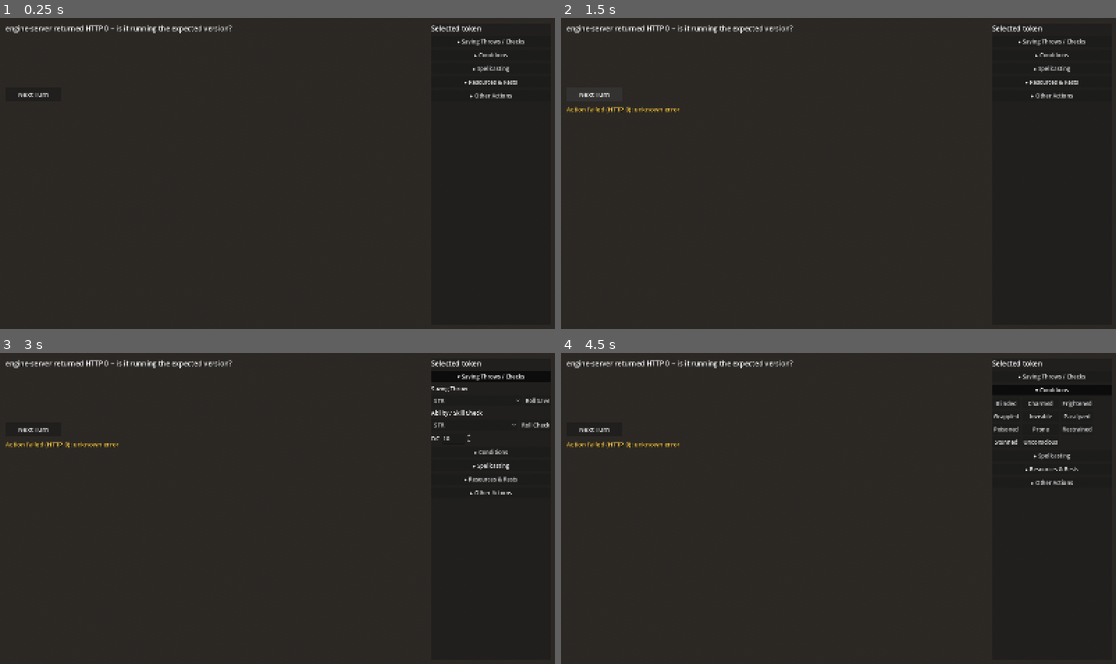
Above: before the commit, frames 1-4 (two rows, left to right).
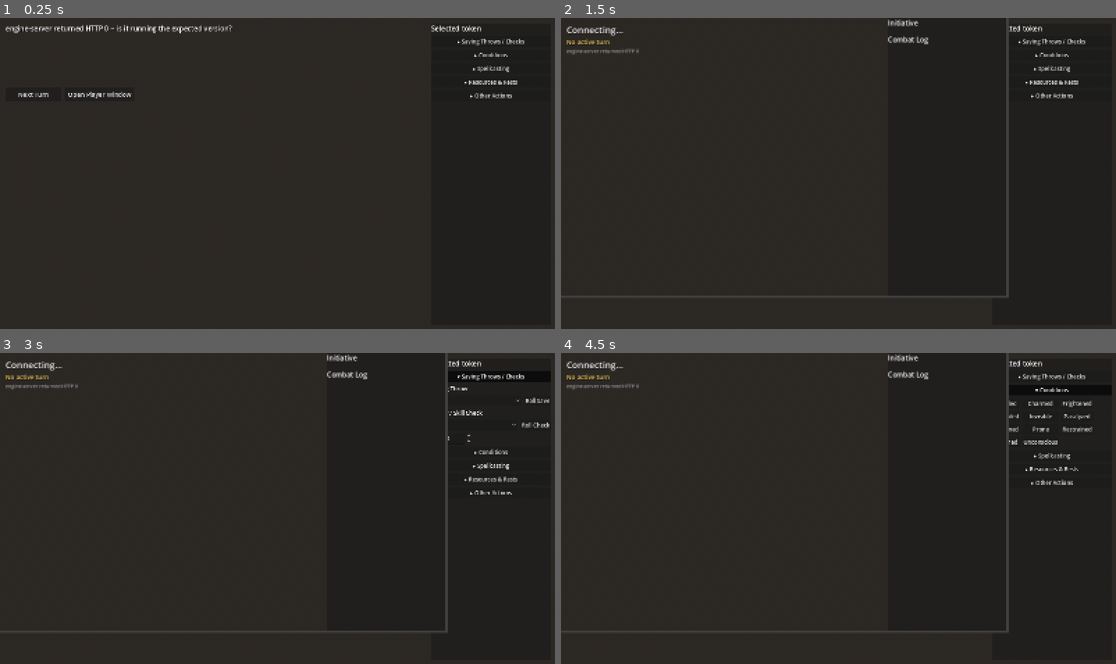
Above: after the commit, the same moments.

Repository: rmcneill2828-art/Campaign-OS-3D
Game: Godot game, scene res://scenes/Main.tscn
Same seed, same stepped clock (60 frames per second), same inputs: the game is played once before the commit and once after it.
Inputs (mouse positions are in pixels of both pictures, inside the frame that each line leads up to):
- Up to frame 1 (0.25 s): no input
- Up to frame 2 (1.5 s): click (660, 95) at 0.5 s, where only the run after the commit has a clickable "Open Player Window"; click "Next Turn" at 1.25 s
- Up to frame 3 (3 s): click "Next Turn" at 2 s; click "▸ Saving Throws / Checks" at 2.75 s
- Up to frame 4 (4.5 s): click "▾ Saving Throws / Checks" at 3.5 s; click "▸ Conditions" at 4.25 s

The runs differ from the first frame. In frame 1, 0.1% of the frame differs, in the area x 12-24%, y 23-26%; in frame 2, 2.0%; in frame 3, 2.1%, in the area x 0-81%, y 0-90%; in frame 4, 2.1%.

Commit message:
Phase 6: read-only player-facing 3D view
Checked ui/playerView.js directly before building anything, rather
than guessing scope: read-only, two filters before anything renders
(hiddenFromPlayers always wins, then isVisibleToParty line-of-sight),
a rough color-banded HP bar instead of exact numbers, no on-map name
text (only initiative-list names), full unredacted combat log (a
documented 2D-app gap, not silently "fixed" here), and a three-state
fog overlay gated on the map having walls at all.

Server: computeVisibility() now also returns visibleTokenIds, the
exact same two-filter rule playerView.js's renderMapGrid() applies,
read directly off the real engine functions rather than
reimplemented. 3 new tests (everyone visible by default, hidden flag
hides/unhides live, a token behind a real interior wall drops out and
reappears once the wall is removed). 13/13 tests passing.

Client: godot/scenes/PlayerView.tscn + PlayerView.gd -- its own
independent poller (never pushed to by the DM window), reusing
GridManager/Token via the same map-scene contract (factored the small
MAP_SCENES dict into its own MapScenes.gd so both clients share one
copy). A new Token.player_facing flag blanks the floating name/HP-
number/conditions label; the HP bar mesh needed no change, already
numberless. Only tokens in visibleTokenIds are instantiated at all --
genuinely never created, not hidden-but-present. A new FogRoot builds
the fog overlay fresh each poll, entirely separate from GridManager
(which stays exactly as Phase 5 left it, still what the DM's window
uses). A read-only side panel shows initiative (with DEAD/DYING/
STABLE badges) and the full combat log. No POST /action call exists
anywhere in this script -- structurally incapable of mutating the
encounter.

Main.tscn gained an "Open Player Window" button that opens
PlayerView.tscn inside a real Godot Window node -- subwindows aren't
embedded by default, so this is a genuine second, draggable OS window.

Hit and documented a real gotcha: a brand new class_name isn't visible
to anything, including this project's own headless smoke-test tools,
until the project's global class cache is rebuilt -- normally
automatic on a real editor session, not from a bare --headless
--script run. Worked around with one headless editor pass
(--headless --editor --quit) to force the rescan.

Both scenes verified to instantiate headlessly with no script errors.
NOT yet verified live -- whether the second window actually opens/
drags as real screen real estate, whether fog/redacted labels/
initiative look right together, needs a human looking at two real
windows. Flagged explicitly in ROADMAP.md rather than assumed.

🤖 Generated with [Claude Code](https://claude.com/claude-code)
Co-Authored-By: Claude Sonnet 5 <noreply@anthropic.com>

Diff:
--- a/godot/scenes/Main.tscn
+++ b/godot/scenes/Main.tscn
@@ -75,6 +75,14 @@
 theme_override_font_sizes/font_size = 18
 text = "Next Turn"
 
+[node name="OpenPlayerWindowButton" type="Button" parent="HUD"]
+offset_left = 186.0
+offset_top = 200.0
+offset_right = 386.0
+offset_bottom = 240.0
+theme_override_font_sizes/font_size = 18
+text = "Open Player Window"
+
 [node name="HintLabel" type="Label" parent="HUD"]
 anchor_right = 1.0
 offset_left = 16.0
--- /dev/null
+++ b/godot/scenes/PlayerView.tscn
@@ -0,0 +1,126 @@
+[gd_scene load_steps=7 format=3]
+
+[ext_resource type="Script" path="res://scripts/PlayerView.gd" id="1"]
+[ext_resource type="Script" path="res://scripts/CameraRig.gd" id="2"]
+[ext_resource type="Script" path="res://scripts/GridManager.gd" id="3"]
+
+[sub_resource type="ProceduralSkyMaterial" id="ProceduralSkyMaterial_1"]
+sky_top_color = Color(0.30, 0.42, 0.65, 1)
+sky_horizon_color = Color(0.65, 0.68, 0.72, 1)
+ground_bottom_color = Color(0.15, 0.14, 0.13, 1)
+ground_horizon_color = Color(0.4, 0.38, 0.35, 1)
+
+[sub_resource type="Sky" id="Sky_1"]
+sky_material = SubResource("ProceduralSkyMaterial_1")
+
+[sub_resource type="Environment" id="Environment_1"]
+background_mode = 2
+sky = SubResource("Sky_1")
+ambient_light_source = 3
+ambient_light_energy = 0.6
+tonemap_mode = 2
+
+[node name="PlayerView" type="Node3D"]
+script = ExtResource("1")
+
+[node name="WorldEnvironment" type="WorldEnvironment" parent="."]
+environment = SubResource("Environment_1")
+
+[node name="Sun" type="DirectionalLight3D" parent="."]
+transform = Transform3D(1, 0, 0, 0, 1, 0, 0, 0, 1, 0, 10, 0)
+rotation_degrees = Vector3(-45, -30, 0)
+shadow_enabled = true
+
+[node name="CameraRig" type="Node3D" parent="."]
+script = ExtResource("2")
+
+[node name="Camera3D" type="Camera3D" parent="CameraRig"]
+current = true
+fov = 50.0
+
+[node name="Board" type="Node3D" parent="."]
+script = ExtResource("3")
+
+[node name="TokensRoot" type="Node3D" parent="."]
+
+[node name="FogRoot" type="Node3D" parent="."]
+
+[node name="StateRequest" type="HTTPRequest" parent="."]
+
+[node name="PollTimer" type="Timer" parent="."]
+wait_time = 1.0
+autostart = true
+
+[node name="HUD" type="CanvasLayer" parent="."]
+
+[node name="MapNameLabel" type="Label" parent="HUD"]
+offset_left = 16.0
+offset_top = 16.0
+offset_right = 500.0
+offset_bottom = 56.0
+theme_override_font_sizes/font_size = 26
+theme_override_colors/font_color = Color(1, 1, 1, 1)
+theme_override_colors/font_shadow_color = Color(0, 0, 0, 0.8)
+theme_override_constants/shadow_offset_x = 1
+theme_override_constants/shadow_offset_y = 1
+text = "Connecting..."
+
+[node name="TurnStatusLabel" type="Label" parent="HUD"]
+offset_left = 16.0
+offset_top = 56.0
+offset_right = 500.0
+offset_bottom = 86.0
+theme_override_font_sizes/font_size = 18
+theme_override_colors/font_color = Color(1, 0.85, 0.4, 1)
+theme_override_colors/font_shadow_color = Color(0, 0, 0, 0.8)
+theme_override_constants/shadow_offset_x = 1
+theme_override_constants/shadow_offset_y = 1
+text = "No active turn"
+
+[node name="SyncStatusLabel" type="Label" parent="HUD"]
+offset_left = 16.0
+offset_top = 86.0
+offset_right = 500.0
+offset_bottom = 116.0
+theme_override_font_sizes/font_size = 14
+theme_override_colors/font_color = Color(0.75, 0.75, 0.75, 1)
+theme_override_colors/font_shadow_color = Color(0, 0, 0, 0.8)
+theme_override_constants/shadow_offset_x = 1
+theme_override_constants/shadow_offset_y = 1
+text = "Connecting to engine-server..."
+
+[node name="SidePanel" type="PanelContainer" parent="HUD"]
+anchor_left = 1.0
+anchor_top = 0.0
+anchor_right = 1.0
+anchor_bottom = 1.0
+offset_left = -340.0
+offset_top = 0.0
+offset_right = 0.0
+offset_bottom = 0.0
+
+[node name="SidePanelScroll" type="ScrollContainer" parent="HUD/SidePanel"]
+layout_mode = 2
+
+[node name="SidePanelList" type="VBoxContainer" parent="HUD/SidePanel/SidePanelScroll"]
+layout_mode = 2
+size_flags_horizontal = 3
+theme_override_constants/separation = 10
+
+[node name="InitiativeHeader" type="Label" parent="HUD/SidePanel/SidePanelScroll/SidePanelList"]
+layout_mode = 2
+theme_override_font_sizes/font_size = 20
+text = "Initiative"
+
+[node name="InitiativeList" type="VBoxContainer" parent="HUD/SidePanel/SidePanelScroll/SidePanelList"]
+layout_mode = 2
+theme_override_constants/separation = 4
+
+[node name="CombatLogHeader" type="Label" parent="HUD/SidePanel/SidePanelScroll/SidePanelList"]
+layout_mode = 2
+theme_override_font_sizes/font_size = 20
+text = "Combat Log"
+
+[node name="CombatLogList" type="VBoxContainer" parent="HUD/SidePanel/SidePanelScroll/SidePanelList"]
+layout_mode = 2
+theme_override_constants/separation = 2
--- a/godot/scripts/Main.gd
+++ b/godot/scripts/Main.gd
@@ -52,15 +52,6 @@
 ]
 const SPELL_TARGET_NONE := "(no target)"
 
-## Phase 4's map-scene contract: a server mapName this client actually has a
-## hand-built room for. Not every map needs an entry -- GridManager falls
-## back to its original procedural floor for any name not listed here, so a
-## brand new map (or a map created before its own scene exists) still
-## renders something instead of coming up blank. Extend this dict as more
-## real maps get built; nothing else about switching maps needs to change.
-const MAP_SCENES := {
-	"Prototype Chamber": "res://scenes/maps/prototype_chamber.tscn"
-}
 
 ## applyHealing (see engine-server/engine/encounter.js) clamps to the target's
 ## real maxHp server-side -- this client doesn't need to know that value
@@ -82,6 +73,7 @@
 @onready var _hint_label: Label = $HUD/HintLabel
 @onready var _hint_timer: Timer = $HUD/HintTimer
 @onready var _next_turn_button: Button = $HUD/NextTurnButton
+@onready var _open_player_window_button: Button = $HUD/OpenPlayerWindowButton
 
 @onready var _checks_header: Button = $HUD/TokenActionsPanel/TokenActionsScroll/TokenActionsList/ChecksHeaderButton
 @onready var _checks_body: VBoxContainer = $HUD/TokenActionsPanel/TokenActionsScroll/TokenActionsList/ChecksBody
@@ -143,12 +135,22 @@
 var _right_press_pos := Vector2.ZERO
 var _right_press_active := false
 
+## Phase 6 -- the "second monitor/TV" window. A real separate OS window (not
+## embedded in this one), same technique the 2D app's own "Open Player
+## Window" button uses in spirit (a second, independent view onto the same
+## live game) -- Godot's default project setting already has subwindows NOT
+## embedded, so a plain Window node showing a scene inside it IS a real,
+## separately-draggable OS window. Tracked so a second click brings the
+## existing window to front instead of spawning a duplicate.
+var _player_window: Window
+
 func _ready() -> void:
 	_poll_timer.wait_time = poll_interval_seconds
 	_poll_timer.timeout.connect(_poll_state)
 	_state_request.request_completed.connect(_on_state_response)
 	_action_request.request_completed.connect(_on_action_response)
 	_next_turn_button.pressed.connect(_on_next_turn_pressed)
+	_open_player_window_button.pressed.connect(_on_open_player_window_pressed)
 
 	for ability in ABILITY_KEYS:
 		_save_ability_option.add_item(ability)
@@ -248,7 +250,7 @@
 	var columns: int = int(map_data.get("columns", 12))
 	var rows: int = int(map_data.get("rows", 8))
 	var feet_per_square: float = float(map_data.get("feetPerSquare", 5))
-	_board.build(columns, rows, feet_per_square, MAP_SCENES.get(map_name, ""))
+	_board.build(columns, rows, feet_per_square, MapScenes.resolve(map_name))
 
 	if not _camera_centered:
 		_camera_rig.center_on(_board.board_center())
@@ -373,6 +375,34 @@
 func _on_next_turn_pressed() -> void:
 	_send_action({"type": "next_turn"})
 
+## Opens (or re-focuses) the read-only Phase 6 player-facing view as a real
+## second OS window, draggable to a second monitor/TV -- mirrors the 2D app's
+## own "Open Player Window" button. Deliberately just a window spawn: this
+## script never talks to that window directly after opening it (no shared
+## state push) -- PlayerView.gd polls engine-server on its own, completely
+## independently, same reasoning `dm-bridge/watch.js`'s own poll loop already
+## established for this project: a second independent poller is simpler and
+## more robust than this window pushing updates into it.
+func _on_open_player_window_pressed() -> void:
+	if _player_window and is_instance_valid(_player_window):
+		_player_window.grab_focus()
+		return
+	if not ResourceLoader.exists("res://scenes/PlayerView.tscn"):
+		_show_hint("Player view scene not found (res://scenes/PlayerView.tscn missing).")
+		return
+	var player_view_scene := load("res://scenes/PlayerView.tscn") as PackedScene
+	_player_window = Window.new()
+	_player_window.title = "Campaign OS 3D -- Player View"
+	_player_window.size = Vector2i(1280, 800)
+	_player_window.close_requested.connect(func():
+		_player_window.queue_free()
+		_player_window = null
+	)
+	_player_window.add_child(player_view_scene.instantiate())
+	get_tree().root.add_child(_player_window)
+	_player_window.show()
+	_player_window.grab_focus()
+
 ## rollSavingThrow (see engine-server/engine/encounter.js) uses the target's
 ## real ability modifier or a stated save-bonus override, rolls once, and
 ## only reports pass/fail -- no follow-up effect (e.g. half damage on a
--- /dev/null
+++ b/godot/scripts/MapScenes.gd
@@ -0,0 +1,16 @@
+extends RefCounted
+class_name MapScenes
+## Phase 4's map-scene contract, factored out of Main.gd so both it and
+## PlayerView.gd (Phase 6) resolve a server mapName to the same hand-built
+## scene -- unlike the small data lists this project duplicates BETWEEN
+## engine.js and GDScript (ABILITY_KEYS, SKILL_LIST, ...), where no shared
+## import mechanism exists across that language boundary, these two files
+## are both GDScript in the same project, so there's no reason to accept
+## drift risk here too. Extend SCENES as more real maps get built.
+
+const SCENES := {
+	"Prototype Chamber": "res://scenes/maps/prototype_chamber.tscn"
+}
+
+static func resolve(map_name: String) -> String:
+	return SCENES.get(map_name, "")
--- /dev/null
+++ b/godot/scripts/PlayerView.gd
@@ -0,0 +1,244 @@
+extends Node3D
+## Phase 6 -- the read-only, player-facing 3D view: a second, independent
+## poller against the same engine-server (see Main.gd's own doc comment on
+## why this doesn't just receive pushed updates from the DM window instead),
+## rendering the same board/tokens but through the SAME two filters
+## ui/playerView.js already established for the 2D app's own Player Window --
+## `hiddenFromPlayers` and line-of-sight (`isVisibleToParty`) -- both already
+## computed server-side into `visibility.visibleTokenIds` (see
+## engine-server/server.js's computeVisibility()), not re-derived here, so
+## this client can't drift from what the 2D app actually does by
+## reimplementing the rule slightly differently.
+##
+## No action-sending code exists in this script AT ALL -- no click handling,
+## no HUD buttons, nothing that calls POST /action. This is deliberate, not
+## an oversight: this window is meant to sit on a second monitor/TV a player
+## might be looking at, and should be physically incapable of mutating the
+## encounter no matter what gets clicked in it. CameraRig's own orbit/pan/zoom
+## still works (camera framing isn't a game action), matching the 2D app's
+## camera-equivalent (its Player Window can't be repositioned by players
+## either, but that's just because the 2D app never gave it one -- this
+## client already had CameraRig, so leaving it on is a free, harmless
+## convenience for a DM who walks over to the TV to adjust framing).
+
+const TokenScene := preload("res://scenes/Token.tscn")
+
+@export var server_base_url := "http://127.0.0.1:8787"
+@export var poll_interval_seconds := 1.0
+
+@onready var _camera_rig: CameraRig = $CameraRig
+@onready var _board: GridManager = $Board
+@onready var _tokens_root: Node3D = $TokensRoot
+@onready var _fog_root: Node3D = $FogRoot
+@onready var _state_request: HTTPRequest = $StateRequest
+@onready var _poll_timer: Timer = $PollTimer
+@onready var _map_name_label: Label = $HUD/MapNameLabel
+@onready var _turn_status_label: Label = $HUD/TurnStatusLabel
+@onready var _sync_status_label: Label = $HUD/SyncStatusLabel
+@onready var _initiative_list: VBoxContainer = $HUD/SidePanel/SidePanelScroll/SidePanelList/InitiativeList
+@onready var _combat_log_list: VBoxContainer = $HUD/SidePanel/SidePanelScroll/SidePanelList/CombatLogList
+
+var _tokens := {} # token id (String) -> Token node
+var _camera_centered := false
+
+func _ready() -> void:
+	_poll_timer.wait_time = poll_interval_seconds
+	_poll_timer.timeout.connect(_poll_state)
+	_state_request.request_completed.connect(_on_state_response)
+	_poll_state()
+
+func _poll_state() -> void:
+	var error := _state_request.request(server_base_url + "/state")
+	if error != OK:
+		_sync_status_label.text = "Could not reach engine-server at %s (error %d)" % [server_base_url, error]
+
+func _on_state_response(_result: int, response_code: int, _headers: PackedStringArray, body: PackedByteArray) -> void:
+	if response_code != 200:
+		_sync_status_label.text = "engine-server returned HTTP %d" % response_code
+		return
+	var parsed = JSON.parse_string(body.get_string_from_utf8())
+	if typeof(parsed) != TYPE_DICTIONARY or not parsed.has("state"):
+		_sync_status_label.text = "engine-server sent a response this client doesn't understand."
+		return
+	# `visibility` only exists on responses from a server that's actually run
+	# the Phase 5 computeVisibility() code -- defaults to "nothing visible"
+	# rather than crashing if an older/mismatched server is somehow in front
+	# of this client, same defensive-default spirit as Main.gd's own parsing.
+	var visibility: Dictionary = parsed.get("visibility", {})
+	_apply_state(parsed["state"], visibility)
+	_sync_status_label.text = "Live"
+
+func _apply_state(state: Dictionary, visibility: Dictionary) -> void:
+	var map_name: String = state.get("mapName", "")
+	if map_name == "":
+		_map_name_label.text = "No map loaded"
+		_turn_status_label.text = "No active turn"
+		for child in _tokens_root.get_children():
+			child.queue_free()
+		_tokens.clear()
+		for child in _fog_root.get_children():
+			child.queue_free()
+		_initiative_list_clear()
+		_combat_log_list_clear()
+		return
+
+	_map_name_label.text = map_name
+	var map_data: Dictionary = state.get("maps", {}).get(map_name, {})
+	var columns: int = int(map_data.get("columns", 12))
+	var rows: int = int(map_data.get("rows", 8))
+	var feet_per_square: float = float(map_data.get("feetPerSquare", 5))
+	_board.build(columns, rows, feet_per_square, MapScenes.resolve(map_name))
+
+	if not _camera_centered:
+		_camera_rig.center_on(_board.board_center())
+		_camera_centered = true
+
+	# The one filter this entire client exists to apply: server-computed
+	# visibleTokenIds already folds in BOTH hiddenFromPlayers and real line of
+	# sight (see this file's own class doc comment) -- a token failing either
+	# check just never gets instantiated here at all, not hidden via a
+	# visibility toggle a curious player could someday flip back on.
+	var visible_ids: Dictionary = {}
+	for id in visibility.get("visibleTokenIds", []):
+		visible_ids[str(id)] = true
+
+	var filtered_tokens: Array = []
+	var seen_ids := {}
+	for token_data in state.get("tokens", []):
+		if token_data.get("mapName", "") != map_name:
+			continue
+		var id: String = str(token_data.get("id", ""))
+		if id == "" or not visible_ids.has(id):
+			continue
+		filtered_tokens.append(token_data)
+		seen_ids[id] = true
+		var token: Token = _tokens.get(id)
+		if token == null:
+			token = TokenScene.instantiate() as Token
+			token.player_facing = true # redacts the floating label -- see Token.gd
+			_tokens_root.add_child(token)
+			_tokens[id] = token
+		token.apply_data(token_data, _board)
+
+	for id in _tokens.keys():
+		if not seen_ids.has(id):
+			_tokens[id].queue_free()
+			_tokens.erase(id)
+
+	var walls: Array = map_data.get("walls", [])
+	_rebuild_fog(columns, rows, not walls.is_empty(), visibility.get("revealed", []), visibility.get("currentlyVisible", []))
+	_update_turn_status(state, filtered_tokens)
+	_update_initiative(filtered_tokens, state.get("turn", {}).get("tokenId"))
+	_update_combat_log(state.get("log", []))
+
+## Same three-state fog model ui/playerView.js's renderMapGrid() already
+## established (never explored / explored-but-not-currently-visible /
+## currently visible), and the same "only active on a map that actually has
+## walls drawn" gate -- a wall-free map has no restriction at all
+## (isVisibleToParty's own fast path), so it should render exactly as it
+## always has, with no dimming, not "everything unexplored." A flat
+## unshaded, semi-transparent PlaneMesh per fogged cell, cheap enough to
+## fully rebuild every poll the same way this project's grid-line overlay
+## already is (see GridManager._build_grid_lines()'s own precedent for
+## "rebuild-from-scratch is fine at this scale").
+func _rebuild_fog(columns: int, rows: int, fog_active: bool, revealed: Array, currently_visible: Array) -> void:
+	for child in _fog_root.get_children():
+		child.queue_free()
+	if not fog_active:
+		return
+
+	var revealed_set := {}
+	for cell in revealed:
+		revealed_set["%d,%d" % [int(cell[0]), int(cell[1])]] = true
+	var visible_set := {}
+	for cell in currently_visible:
+		visible_set["%d,%d" % [int(cell[0]), int(cell[1])]] = true
+
+	for x in range(1, columns + 1):
+		for y in range(1, rows + 1):
+			var key := "%d,%d" % [x, y]
+			var color: Color
+			if not revealed_set.has(key):
+				color = Color(0, 0, 0, 0.95) # never explored -- effectively solid
+			elif not visible_set.has(key):
+				color = Color(0, 0, 0, 0.55) # explored, not currently visible -- dimmed
+			else:
+				continue # currently visible -- no overlay at all
+
+			var quad := MeshInstance3D.new()
+			var mesh := PlaneMesh.new()
+			mesh.size = Vector2(_board.cell_size, _board.cell_size)
+			quad.mesh = mesh
+			var material := StandardMaterial3D.new()
+			material.shading_mode = BaseMaterial3D.SHADING_MODE_UNSHADED
+			material.transparency = BaseMaterial3D.TRANSPARENCY_ALPHA
+			material.albedo_color = color
+			quad.material_override = material
+			quad.position = _board.cell_to_world(x, y) + Vector3(0, 0.02, 0)
+			_fog_root.add_child(quad)
+
+## Mirrors ui/playerView.js's renderInitiative() exactly, including its one
+## quirk: the active token is looked up in the ALREADY-FILTERED list, so a
+## turn that's active on a token this window isn't allowed to show (hidden,
+## or out of every hero's sight) reports "No active turn" rather than naming
+## it -- a deliberate consequence of that precedent, not something to "fix"
+## here and diverge from it.
+func _update_turn_status(state: Dictionary, filtered_tokens: Array) -> void:
+	var round_number: int = int(state.get("turn", {}).get("round", 0))
+	var active_id = state.get("turn", {}).get("tokenId")
+	var active_name := ""
+	for token_data in filtered_tokens:
+		if str(token_data.get("id", "")) == str(active_id):
+			active_name = str(token_data.get("name", ""))
+			break
+	_turn_status_label.text = ("Round %d -- %s's turn" % [round_number, active_name]) if active_name != "" else "No active turn"
+
+func _update_initiative(filtered_tokens: Array, active_id) -> void:
+	_initiative_list_clear()
+	var sorted := filtered_tokens.duplicate()
+	sorted.sort_custom(func(a, b):
+		var ia := int(a.get("initiative", 0))
+		var ib := int(b.get("initiative", 0))
+		if ia != ib:
+			return ia > ib
+		return String(a.get("name", "")) < String(b.get("name", ""))
+	)
+	for token_data in sorted:
+		var line := "%s -- %d" % [token_data.get("name", ""), int(token_data.get("initiative", 0))]
+		if bool(token_data.get("dead", false)):
+			line += "  [DEAD]"
+		elif token_data.get("dying") != null:
+			line += "  [STABLE]" if bool(token_data.get("dying", {}).get("stable", false)) else "  [DYING]"
+		var label := Label.new()
+		label.text = line
+		label.add_theme_font_size_override("font_size", 16)
+		if str(token_data.get("id", "")) == str(active_id):
+			label.add_theme_color_override("font_color", Color(1, 0.85, 0.3, 1))
+		_initiative_list.add_child(label)
+
+## Unredacted, matching ui/playerView.js's own documented gap: combat log
+## text isn't scrubbed of a hidden token's name even though the token itself
+## wouldn't render on the map -- a known, accepted limitation there, not
+## something to silently "fix" (and possibly get wrong) here.
+func _update_combat_log(log: Array) -> void:
+	_combat_log_list_clear()
+	if log.is_empty():
+		var empty_label := Label.new()
+		empty_label.text = "No attacks yet."
+		empty_label.add_theme_font_size_override("font_size", 14)
+		_combat_log_list.add_child(empty_label)
+		return
+	for entry in log:
+		var label := Label.new()
+		label.text = str(entry)
+		label.autowrap_mode = TextServer.AUTOWRAP_WORD_SMART
+		label.add_theme_font_size_override("font_size", 14)
+		_combat_log_list.add_child(label)
+
+func _initiative_list_clear() -> void:
+	for child in _initiative_list.get_children():
+		child.queue_free()
+
+func _combat_log_list_clear() -> void:
+	for child in _combat_log_list.get_children():
+		child.queue_free()
--- a/godot/scripts/Token.gd
+++ b/godot/scripts/Token.gd
@@ -63,6 +63,17 @@
 @onready var _hp_bar_fill_wrapper: Node3D = $HPBarRoot/HPBarFillWrapper
 @onready var _hp_bar_fill: MeshInstance3D = $HPBarRoot/HPBarFillWrapper/HPBarFill
 
+## Phase 6: set true only by PlayerView.gd, immediately after instantiating a
+## Token for its own read-only board, never by Main.gd -- redacts the
+## floating text label to match ui/playerView.js's own exact precedent (no
+## name, no exact HP numbers, no conditions text visible on the map itself;
+## a name only ever surfaces there via a hover tooltip, and conditions don't
+## surface on the 2D player board at all). The HP BAR mesh (_update_hp_bar)
+## is left untouched either way -- it was already numberless, just a
+## color-banded quad, exactly the "rough health bar, no exact numbers"
+## middle ground ui/playerView.js's own token-hp-bar already settled on.
+var player_facing := false
+
 var token_id := ""
 var token_name := ""
 var token_type := ""
@@ -122,11 +133,14 @@
 	# (healed) -- not distinguished here, both just mean "not dying".
 	var is_dying: bool = data.get("dying") != null
 
-	var conditions: Array = data.get("conditions", [])
-	# String.join() wants a PackedStringArray, not a generic Array -- explicit
-	# conversion rather than relying on implicit coercion to avoid guessing.
-	var conditions_line := ("\n" + ", ".join(PackedStringArray(conditions))) if conditions.size() > 0 else ""
-	_label.text = "%s\n%d/%d HP%s" % [token_name, hp, max_hp, conditions_line]
+	if player_facing:
+		_label.text = ""
+	else:
+		var conditions: Array = data.get("conditions", [])
+		# String.join() wants a PackedStringArray, not a generic Array -- explicit
+		# conversion rather than relying on implicit coercion to avoid guessing.
+		var conditions_line := ("\n" + ", ".join(PackedStringArray(conditions))) if conditions.size() > 0 else ""
+		_label.text = "%s\n%d/%d HP%s" % [token_name, hp, max_hp, conditions_line]
 	_update_hp_bar()
 
 	if not _initialized or new_type != token_type:
--- /dev/null
+++ b/godot/tools/smoke_test_player_view.gd
@@ -0,0 +1,12 @@
+extends SceneTree
+## Throwaway sanity check -- instantiates PlayerView.tscn headlessly to catch
+## a GDScript parse/runtime error before ever opening the real editor. No
+## live engine-server needed (HTTPRequest just fails to connect, which is
+## fine and expected here).
+
+func _init() -> void:
+	var scene := load("res://scenes/PlayerView.tscn") as PackedScene
+	var instance := scene.instantiate()
+	get_root().add_child(instance)
+	print("PlayerView.tscn instantiated OK")
+	quit()
Not shown, added: godot/scripts/MapScenes.gd.uid
Not shown, added: godot/scripts/PlayerView.gd.uid
Not shown, added: godot/tools/smoke_test_player_view.gd.uid
Not shown, changed: ROADMAP.md
